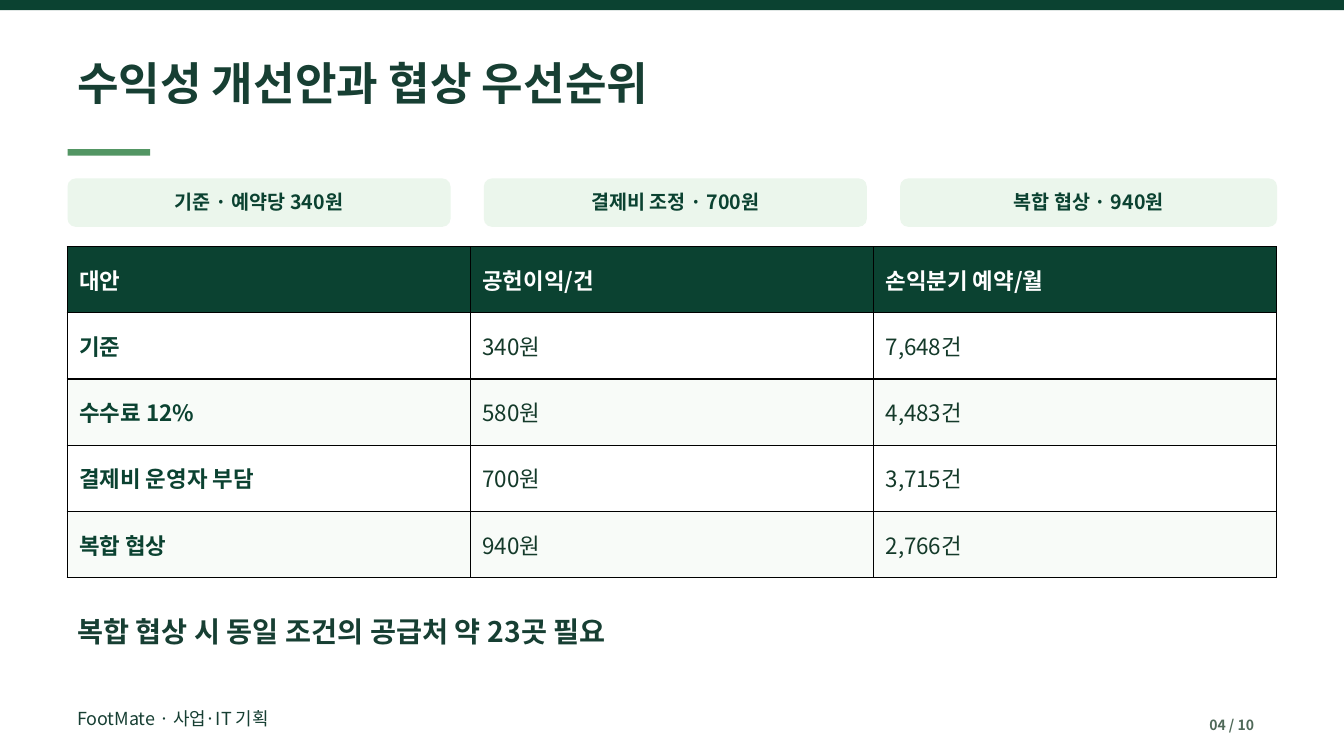
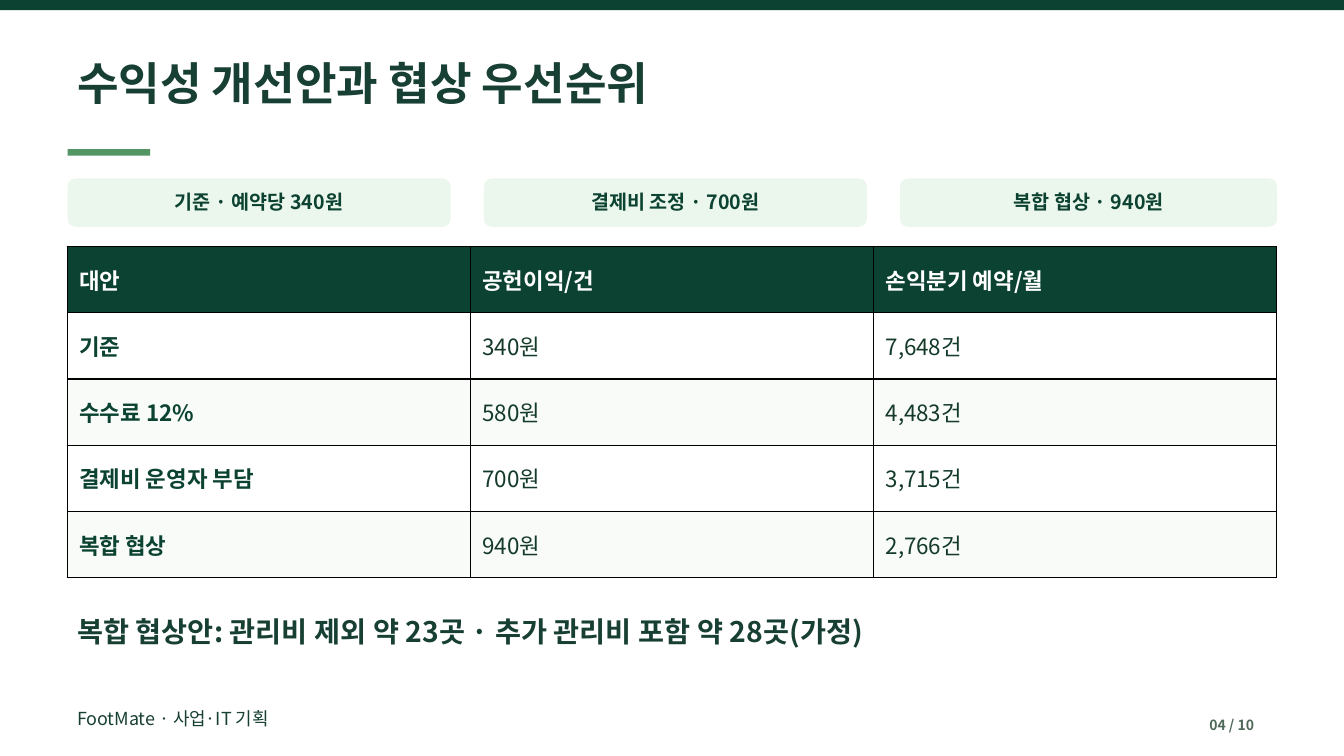
Before and after one commit to dohyunkimmm/footmate, a slide deck: slide 4 of src/case-study/downloads/footmate_report.pptx. Drawn at 1344x756 pixels with LibreOffice and Linux fonts; fonts in the diff are those of the drawing. Boxes give left, top, right and bottom in pixels: in the first picture for what was removed or moved away, otherwise in the second. Text is boxed around its words. In the diff, an @@ line names an element or a change of style, - is before the commit and + after.

```diff
--- a/src/case-study/downloads/footmate_report.pptx
+++ b/src/case-study/downloads/footmate_report.pptx
@@ text at [77, 618, 863, 648]: text changed @@
-복합 협상 시 동일 조건의 공급처 약 23곳 필요
+복합 협상안: 관리비 제외 약 23곳 · 추가 관리비 포함 약 28곳(가정)
```
Also in this commit, not shown: 4 other slides changed, 14 other files.
